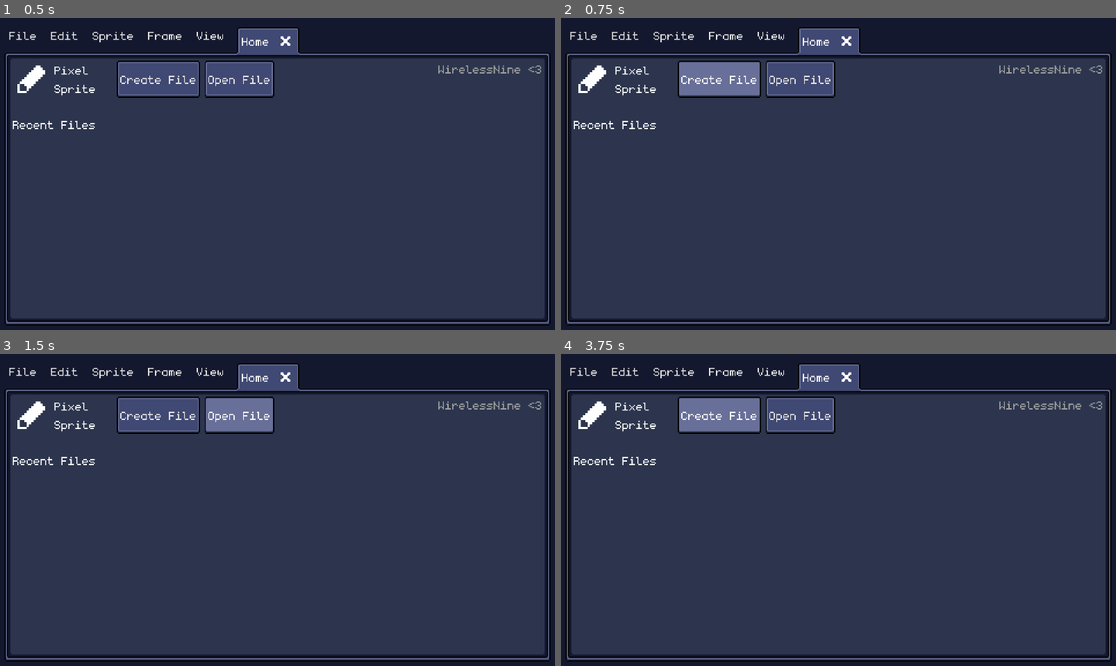
Above: before the commit, frames 1-4 (two rows, left to right).
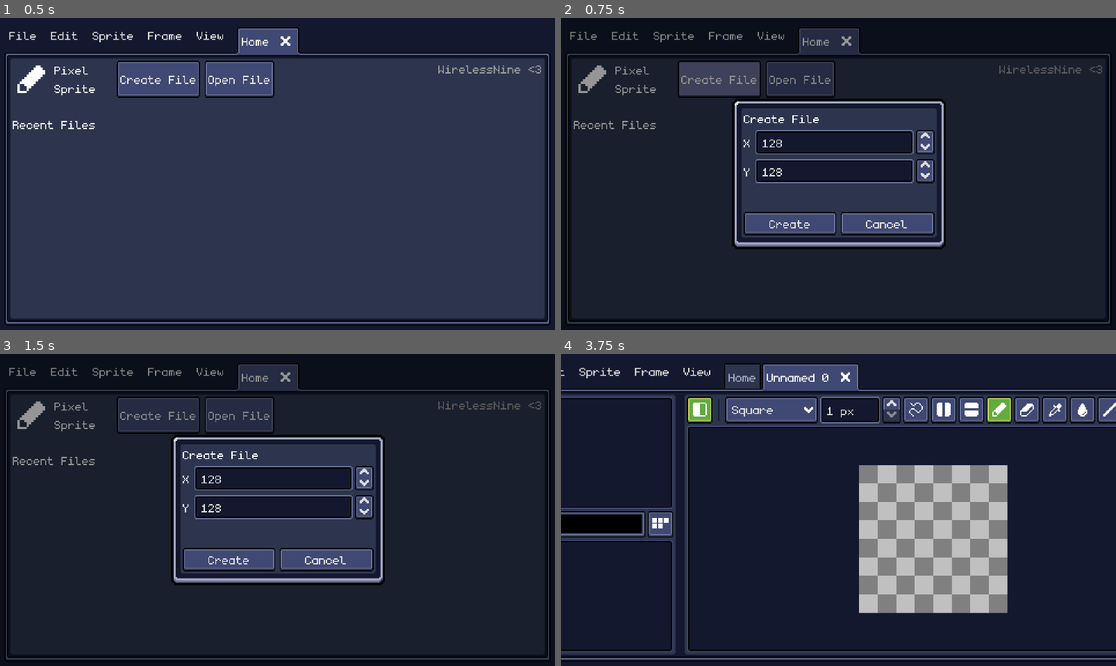
Above: after the commit, the same moments.

Repository: WirelessNine/Pixel-Sprite
Game: Godot game, scene res://scenes/main/main.tscn
The game is run twice, just before and just after one commit, with the same random seed, the same clock (stepped at 60 frames per second) and the same inputs.
Inputs (mouse positions are in pixels of both pictures, inside the frame that each line leads up to):
- Up to frame 1 (0.5 s): no input
- Up to frame 2 (0.75 s): click "Create File" at 0.5 s
- Up to frame 3 (1.5 s): click "Open File" at 1.25 s
- Up to frame 4 (3.75 s): click (788, 559) at 2 s, where only the run after the commit has a clickable "Create"; click (660, 525) at 2.77 s; click (699, 410) at 3.52 s

Frame 1 is identical in both runs. In frame 2, 76% of the frame differs, in the area x 1-99%, y 3-99%; in frame 3, 76%; in frame 4, 79%, in the area x 0-100%, y 2-99%.

Commit message:
Add app icon

Diff:
--- a/icon.svg
+++ /dev/null
@@ -1 +0,0 @@
-<svg xmlns="http://www.w3.org/2000/svg" width="128" height="128"><rect width="124" height="124" x="2" y="2" fill="#363d52" stroke="#212532" stroke-width="4" rx="14"/><g fill="#fff" transform="translate(12.322 12.322)scale(.101)"><path d="M105 673v33q407 354 814 0v-33z"/><path fill="#478cbf" d="m105 673 152 14q12 1 15 14l4 67 132 10 8-61q2-11 15-15h162q13 4 15 15l8 61 132-10 4-67q3-13 15-14l152-14V427q30-39 56-81-35-59-83-108-43 20-82 47-40-37-88-64 7-51 8-102-59-28-123-42-26 43-46 89-49-7-98 0-20-46-46-89-64 14-123 42 1 51 8 102-48 27-88 64-39-27-82-47-48 49-83 108 26 42 56 81zm0 33v39c0 276 813 276 814 0v-39l-134 12-5 69q-2 10-14 13l-162 11q-12 0-16-11l-10-65H446l-10 65q-4 11-16 11l-162-11q-12-3-14-13l-5-69z"/><path d="M483 600c0 34 58 34 58 0v-86c0-34-58-34-58 0z"/><circle cx="725" cy="526" r="90"/><circle cx="299" cy="526" r="90"/></g><g fill="#414042" transform="translate(12.322 12.322)scale(.101)"><circle cx="307" cy="532" r="60"/><circle cx="717" cy="532" r="60"/></g></svg>
--- a/project.godot
+++ b/project.godot
@@ -14,7 +14,8 @@
 run/main_scene="uid://cv73j3jhbhaef"
 config/features=PackedStringArray("4.7", "Forward Plus")
 run/low_processor_mode=true
-config/icon="res://icon.svg"
+config/icon="uid://cbmjmslvp4h4d"
+config/windows_native_icon="res://assets/app_icon.ico"
 
 [autoload]
 
--- /dev/null
+++ b/scenes/main/home_screen.gd
@@ -0,0 +1,5 @@
+extends PanelContainer
+
+
+func _on_button_pressed() -> void:
+	MenuManager.open_menu("create_file")
--- a/scenes/main/home_screen.tscn
+++ b/scenes/main/home_screen.tscn
@@ -1,5 +1,6 @@
 [gd_scene format=3 uid="uid://c0nndytlfkolw"]
 
+[ext_resource type="Script" uid="uid://b0qkymnjf3w50" path="res://scenes/main/home_screen.gd" id="1_coh76"]
 [ext_resource type="Texture2D" uid="uid://dum2fl4dunfxh" path="res://resources/visual/icons/draw.tres" id="1_r4c7q"]
 
 [sub_resource type="LabelSettings" id="LabelSettings_r4c7q"]
@@ -14,6 +15,7 @@
 grow_horizontal = 2
 grow_vertical = 2
 theme_type_variation = &"panel_group"
+script = ExtResource("1_coh76")
 
 [node name="HomeScreen" type="VBoxContainer" parent="." unique_id=1268216661]
 layout_mode = 2
@@ -61,3 +63,5 @@
 [node name="RecentFiles" type="ItemList" parent="HomeScreen" unique_id=1642459883]
 layout_mode = 2
 size_flags_vertical = 3
+
+[connection signal="pressed" from="HomeScreen/TitleHBox/Button" to="." method="_on_button_pressed"]
--- a/scenes/main/main.gd
+++ b/scenes/main/main.gd
@@ -23,6 +23,7 @@
 
 func _ready() -> void:
 	RenderingServer.set_default_clear_color(Color("14182e"))
+	OS.request_permissions()
 
 	MenuManager.set_background(background_rect)
 
Binary file added: assets/app_icon.ico
Binary file added: assets/app_icon.png
Not shown, changed: assets/app_icon.png.import
Not shown, changed: export_presets.cfg
Not shown, added: scenes/main/home_screen.gd.uid
